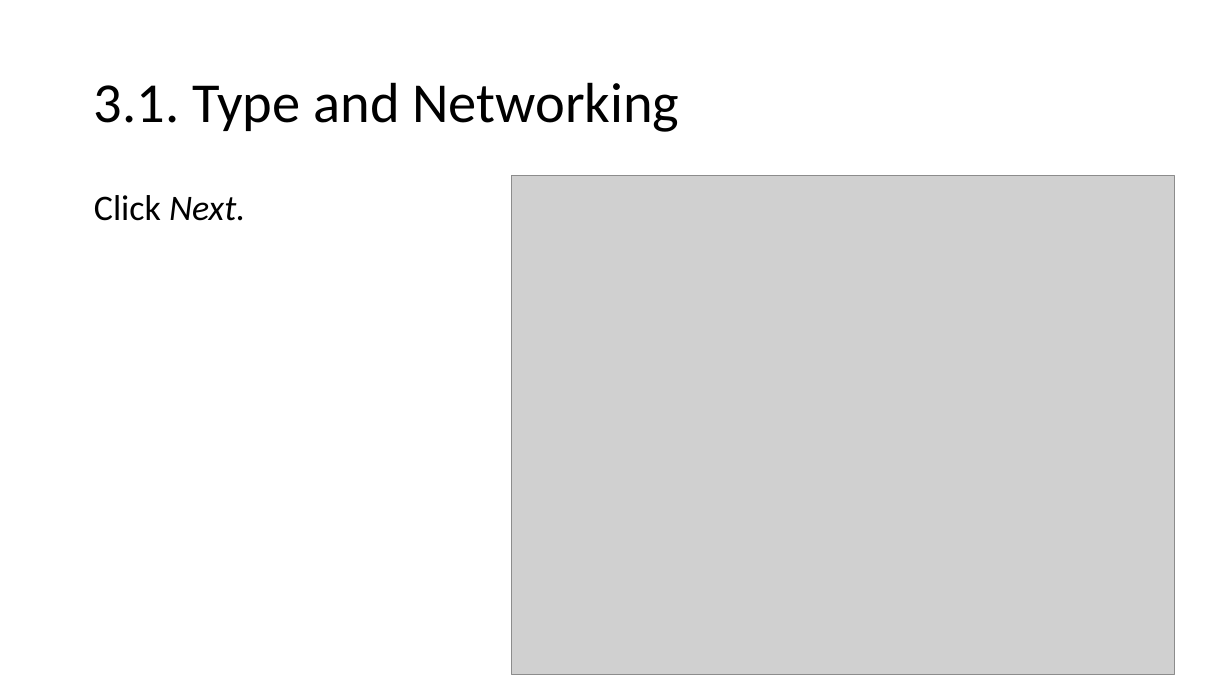
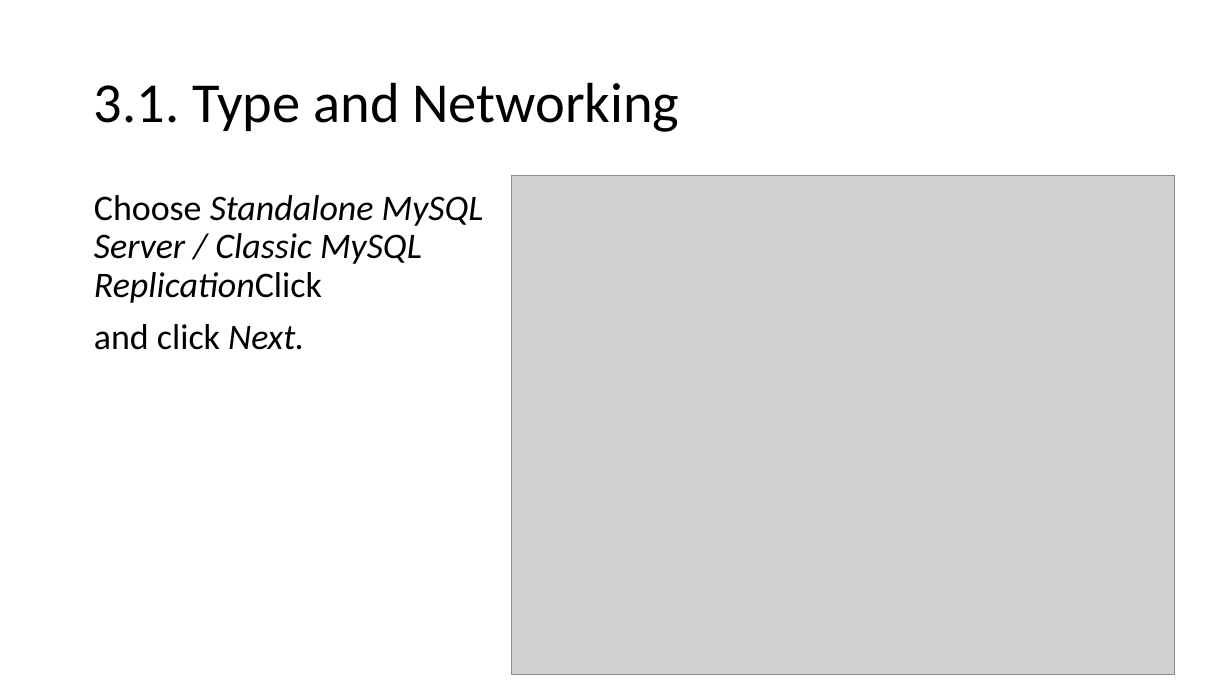
Before and after one commit to aolins/pbc, a slide deck: slide 18 of javadb/resources/Installing MySQL .pptx. Drawn at 1232x693 pixels with LibreOffice and Linux fonts; fonts in the diff are those of the drawing; grey boxes stand for pictures. Boxes give left, top, right and bottom in pixels: in the first picture for what was removed or moved away, otherwise in the second. Text is boxed around its words. In the diff, an @@ line names an element or a change of style, - is before the commit and + after.

```diff
--- a/javadb/resources/Installing MySQL .pptx
+++ b/javadb/resources/Installing MySQL .pptx
@@ text at [94,195,484,350]: text changed; italic on @@
-Click Next.
+Choose Standalone MySQL Server / Classic MySQL ReplicationClick
+and click Next.
```
Also in this commit, not shown: 12 other slides changed, 1 slide added, 2 slides removed.
